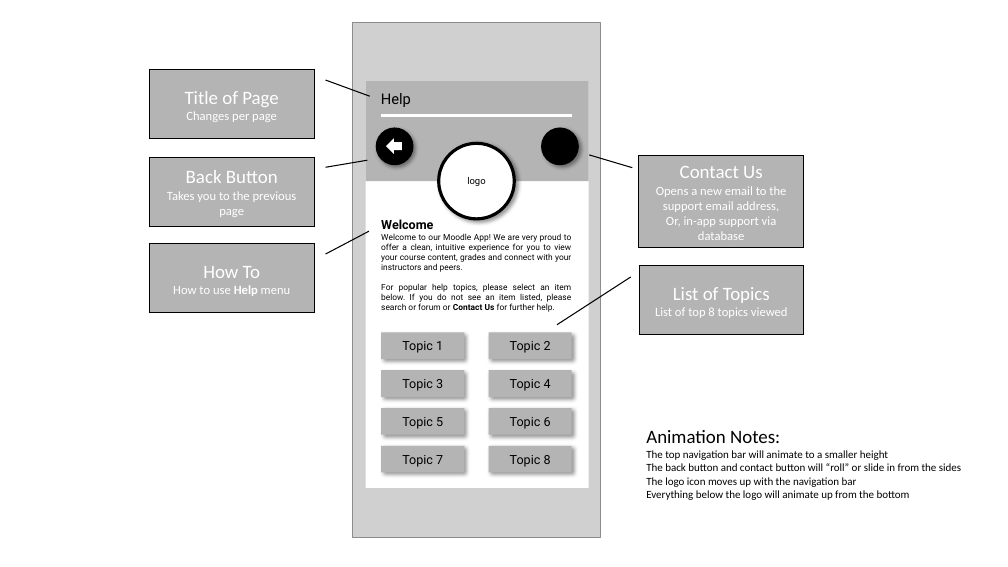
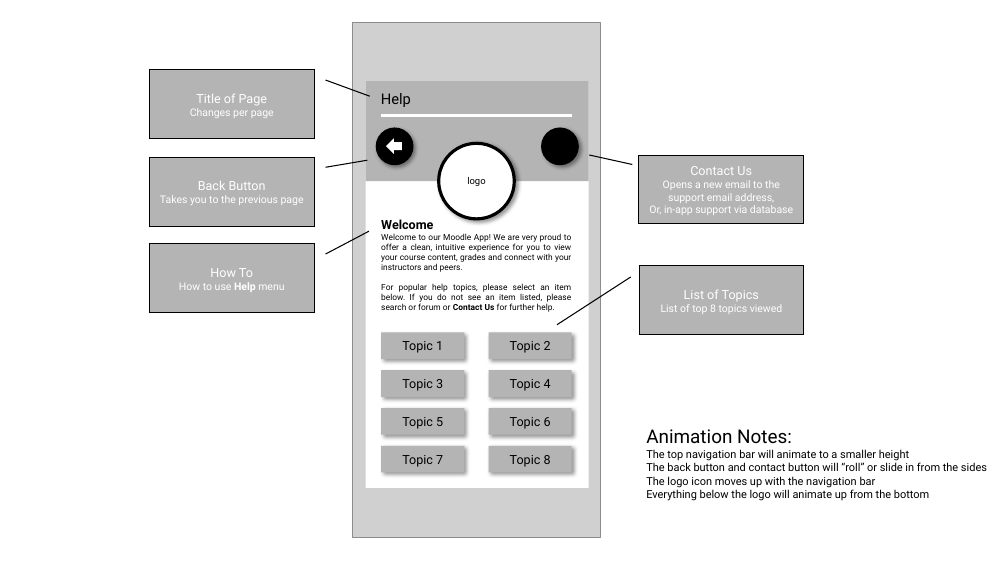
Before and after one commit to Moodle-teamCSUSM/Mobile, a slide deck: slide 3 of design/Application_WireFrame_Detail.pptx. Drawn at 1008x567 pixels with LibreOffice and Linux fonts; fonts in the diff are those of the drawing; grey boxes stand for pictures; background and template pictures are left out. Boxes give left, top, right and bottom in pixels: in the first picture for what was removed or moved away, otherwise in the second. Text is boxed around its words. In the diff, an @@ line names an element or a change of style, - is before the commit and + after.

```diff
--- a/design/Application_WireFrame_Detail.pptx
+++ b/design/Application_WireFrame_Detail.pptx
@@ border callout "Title of Page" at (150,70,315,138): size 18 to 12 pt in "Title of Page"; font Calibri to Roboto; size 12 to 10 pt in "Changes per page" @@
@@ border callout "Back Button" at (150,157,315,226): size 18 to 12 pt in "Back Button"; font Calibri to Roboto; size 12 to 10 pt in "Takes you to the previous page" @@
@@ border callout "Contact Us": place and size @@
-border callout "Contact Us" at (639,155,804,247)
+border callout "Contact Us" at (639,155,804,224)
@@ border callout "Contact Us" at (639,155,804,224): size 18 to 12 pt in "Contact Us"; font Calibri to Roboto; size 12 to 10 pt in "Opens a new email to the support ...", "Or, in-app support via database" @@
@@ border callout "How To" at (150,244,315,313): size 18 to 12 pt in "How To"; font Calibri to Roboto; size 12 to 10 pt in "How to use Help menu" @@
@@ border callout "List of Topics" at (639,266,804,335): size 18 to 12 pt in "List of Topics"; font Calibri to Roboto; size 12 to 10 pt in "List of top 8 topics viewed" @@
@@ text "Animation Notes:" at (646,429,987,501): font Calibri to Roboto @@
```
Also in this commit, not shown: 1 other slide changed, 3 slides added.
